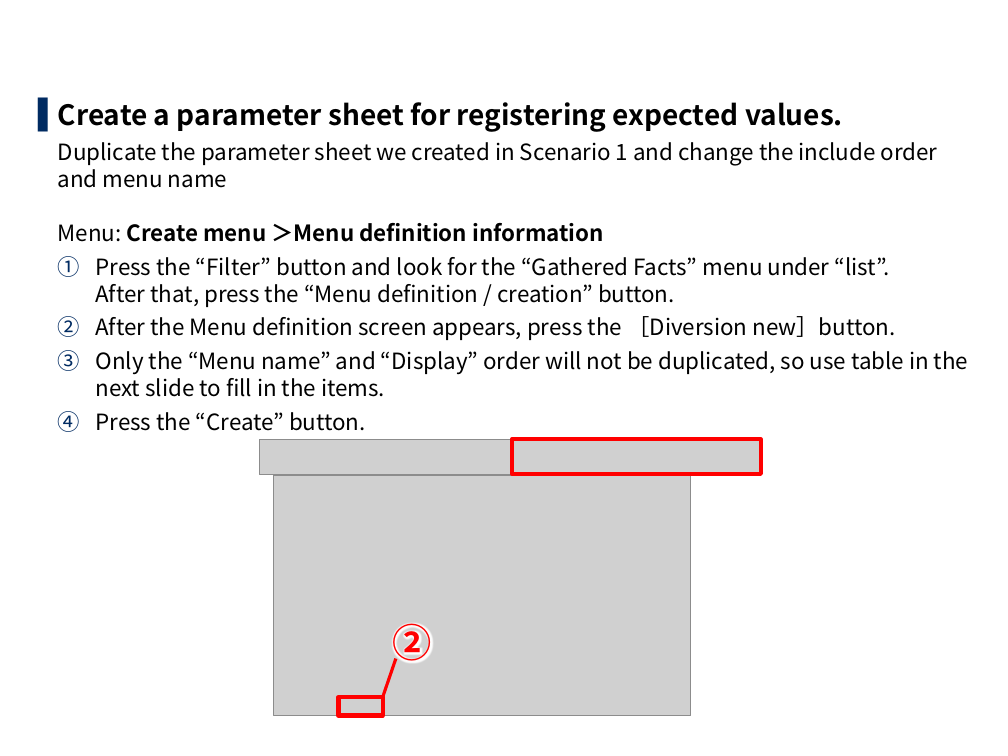
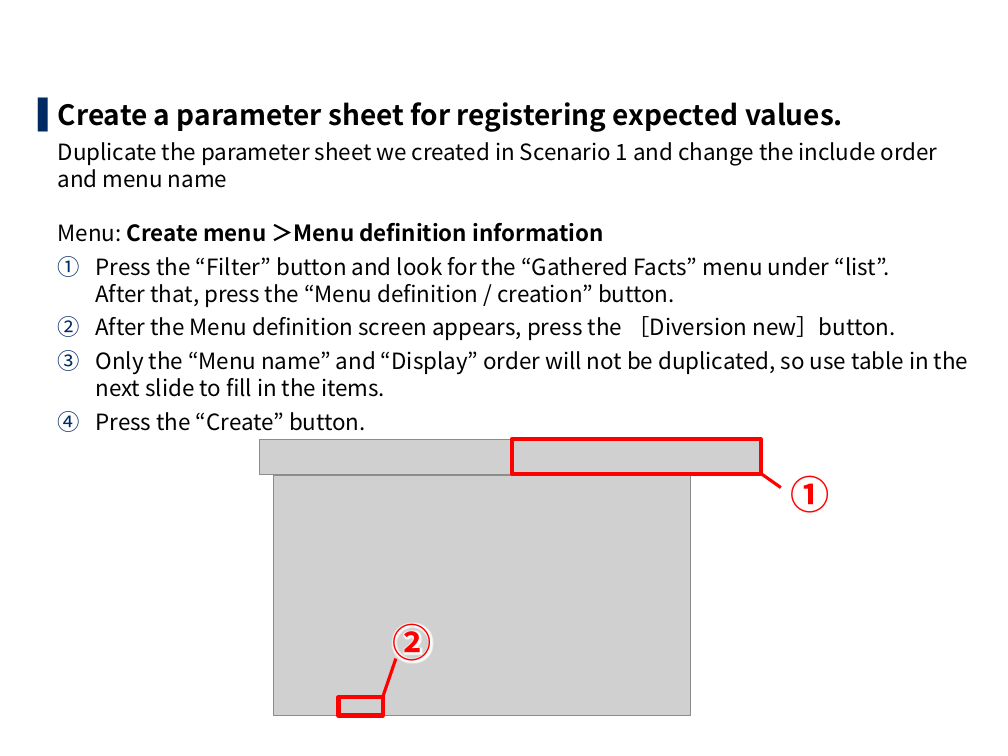
Before and after one commit to exastro-suite/it-automation-docs, a slide deck: slide 35 of asset/Learn/ITA-collect-compare_practice_en.pptx. Drawn at 1008x756 pixels with LibreOffice and Linux fonts; fonts in the diff are those of the drawing; grey boxes stand for pictures; background and template pictures are left out. Boxes give left, top, right and bottom in pixels: in the first picture for what was removed or moved away, otherwise in the second. Text is boxed around its words. In the diff, an @@ line names an element or a change of style, - is before the commit and + after.

```diff
--- a/asset/Learn/ITA-collect-compare_practice_en.pptx
+++ b/asset/Learn/ITA-collect-compare_practice_en.pptx
@@ line added from (781, 488) to (761, 474), #FF0000 2.25 pt @@
@@ text added at bbox=[791, 475, 830, 513], 28 pt, text #FF0000, bold @@
+①
```
Also in this commit, not shown: 5 other slides changed, 5 other files.
